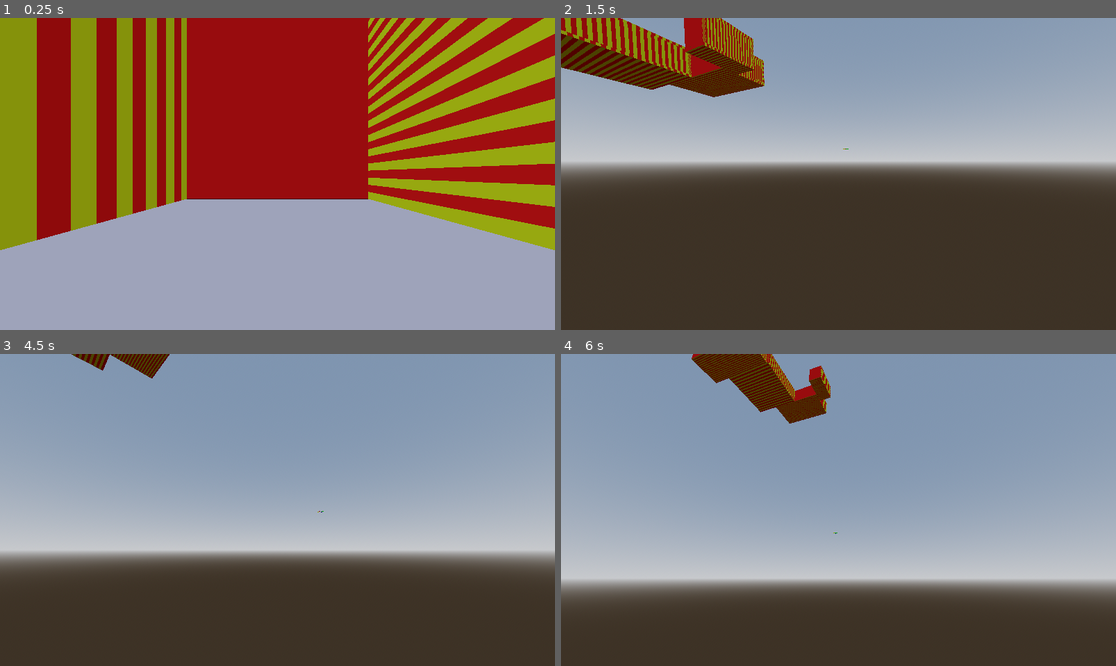
Above: before the commit, frames 1-4 (two rows, left to right).
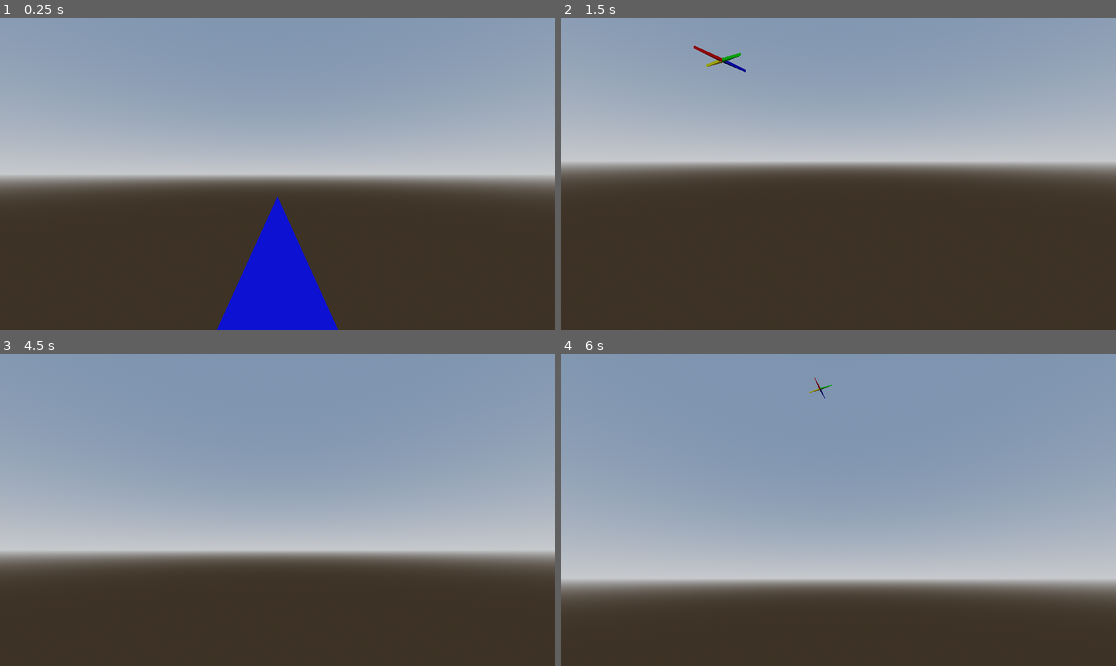
Above: after the commit, the same moments.

Repository: c-dantinne/procgen
Game: Godot game, scene res://Scenes/main.tscn
The game is run twice, just before and just after one commit, with the same random seed, the same clock (stepped at 60 frames per second) and the same inputs.
Inputs (mouse positions are in pixels of both pictures, inside the frame that each line leads up to):
- Up to frame 1 (0.25 s): no input
- Up to frame 2 (1.5 s): tap Enter at 0.5 s; move the mouse to (960, 158) at 0.52 s; hold D (right) 0.53-1.28 s; hold Ctrl (crouch) 0.53-1.28 s; click (960, 158) at 0.67 s; tap Space (jump) at 0.77, 1.25 s; move the mouse to (727, 189) at 1.27 s; hold S (back) from 1.28 s (still down); tap Ctrl (crouch) at 1.35 s
- Up to frame 3 (4.5 s): tap Space (jump) at 1.52, 3.02, 3.5, 3.77 s; move the mouse to (333, 441) at 2.02 s; release S (back) at 2.03 s; hold D (right) 2.03-2.78 s; hold Ctrl (crouch) 2.03-2.78 s; tap Enter at 2.75, 4.25 s; move the mouse to (249, 572) at 2.77 s; hold W (forward) 2.78-3.53 s; tap Ctrl (crouch) at 2.85, 4.35 s; click (249, 572) at 2.92 s; move the mouse to (444, 556) at 3.52 s; hold Ctrl (crouch) 3.53-4.28 s; hold A (left) from 3.53 s (still down); move the mouse to (111, 463) at 4.27 s
- Up to frame 4 (6 s): tap Space (jump) at 4.52, 5.75 s; move the mouse to (866, 510) at 5.02 s; release A (left) at 5.03 s; hold S (back) 5.03-5.78 s; hold Ctrl (crouch) 5.03-5.78 s; click (866, 510) at 5.17 s; move the mouse to (755, 432) at 5.77 s; hold D (right) from 5.78 s (still down); tap Ctrl (crouch) at 5.85 s

The runs differ from the first frame. In frame 1, 100% of the frame differs, in the area x 0-100%, y 0-100%; in frame 2, 6.9%; in frame 3, 0.6%; in frame 4, 2.9%.
Error after the commit: Parse Error: Identifier "outer_min" not declared in the current scope. (res://Scripts/generate_world.gd:708)

Commit message:
Incomplete door generation

Diff:
--- a/the-backrooms-vagabond/Scenes/main.tscn
+++ b/the-backrooms-vagabond/Scenes/main.tscn
@@ -36,6 +36,13 @@
 
 [node name="World" type="Node" parent="."]
 script = ExtResource("1_hix2k")
+perimeter_width = null
+perimeter_length = null
+perimeter_buffer = null
+min_room_size = null
+max_room_size = null
+min_doorway_size = null
+min_surface_area = null
 
 [node name="Lights" type="Node3D" parent="."]
 transform = Transform3D(1, 0, 0, 0, -0.162241, 0.986751, 0, -0.986751, -0.162241, 0, 4.42285, 0)
--- a/the-backrooms-vagabond/Scripts/generate_world.gd
+++ b/the-backrooms-vagabond/Scripts/generate_world.gd
@@ -618,12 +618,10 @@
 		if n["neighbor"] == brush:
 			corresponding_neighbor = n
 	assert(corresponding_neighbor != null)
-	var outer_min #
-	var outer_max
-	var inner_min
+	var inner_min #the edges where the brushes connect
 	var inner_max
-	var doorway_min
-	var doorway_max
+	var doorway_min : float
+	var doorway_max : float
 	var doorway_size
 	var remaining_space
 	var offset
@@ -631,46 +629,77 @@
 	add_child(new_wall)
 	brush.walls_n.append(new_wall)
 	match neighbor["dir_to_neighbor"]:
+		#the inner_min and inner_max are the shortest distance between a.x1 - a.x2, b.x1 - b.x2, a.x1 - b.x2, a.x2 - b.x1
 		NORTH, SOUTH:
-			if brush_pos.x < other_pos.x:
-				outer_min = brush_pos.x
+			var m = min(abs(brush_pos.x - (brush_pos.x + brush.scale.x)), abs(other_pos.x - (other_pos.x + other_scale.x)), abs(brush_pos.x - (other_pos.x + other_scale.x)), abs(other_pos.x - (brush_pos.x + brush.scale.x)))
+			if m == abs(brush_pos.x - (brush_pos.x + brush.scale.x)):
+				inner_min = brush_pos.x
+				inner_max = (brush_pos.x + brush.scale.x)
+			elif m == abs(other_pos.x - (other_pos.x + other_scale.x)):
 				inner_min = other_pos.x
-				inner_max = brush_pos.x + brush.scale.x
-				outer_max = other_pos.x + other_scale.x
+				inner_max = (other_pos.x + other_scale.x)
+			elif m == abs(brush_pos.x - (other_pos.x + other_scale.x)):
+				inner_min = brush_pos.x
+				inner_max = (other_pos.x + other_scale.x)
 			else:
-				outer_min = other_pos.x
-				inner_min = brush_pos.x
-				inner_max = other_pos.x + other_scale.x
-				outer_max = brush_pos.x + brush.scale.x
-			doorway_size = rand_range(min_doorway_size, inner_max - inner_min)
-			remaining_space = inner_max - inner_min - doorway_size
-			offset = rand_range(0, remaining_space)
-			doorway_min = inner_min + offset
-			doorway_max = inner_max - (remaining_space - offset)
+				inner_min = other_pos.x
+				inner_max = (brush_pos.x + brush.scale.x)
 		EAST, WEST:
-			if brush_pos.z < other_pos.z:
-				outer_min = brush_pos.z
+			var m = min(abs(brush_pos.z - (brush_pos.z + brush.scale.z)), abs(other_pos.z - (other_pos.z + other_scale.z)), abs(brush_pos.z - (other_pos.z + other_scale.z)), abs(other_pos.z - (brush_pos.z + brush.scale.z)))
+			if m == abs(brush_pos.z - (brush_pos.z + brush.scale.z)):
+				inner_min = brush_pos.z
+				inner_max = (brush_pos.z + brush.scale.z)
+			elif m == abs(other_pos.z - (other_pos.z + other_scale.z)):
 				inner_min = other_pos.z
-				inner_max = brush_pos.z + brush.scale.z
-				outer_max = other_pos.z + other_scale.z
-			else:
-				outer_min = other_pos.z
+				inner_max = (other_pos.z + other_scale.z)
+			elif m == abs(brush_pos.z - (other_pos.z + other_scale.z)):
 				inner_min = brush_pos.z
-				inner_max = other_pos.z + other_scale.z
-				outer_max = brush_pos.z + brush.scale.z
-			doorway_size = rand_range(min_doorway_size, inner_max - inner_min)
-			remaining_space = inner_max - inner_min - doorway_size
-			offset = rand_range(0, remaining_space)
-			doorway_min = inner_min + offset
-			doorway_max = inner_max - (remaining_space - offset)
+				inner_max = (other_pos.z + other_scale.z)
 		_:
 			printerr("Invalid dir_to_neighbor!")
+
+	# Calculate door positions
+	doorway_size = rand_range(min_doorway_size, inner_max - inner_min)
+	remaining_space = inner_max - inner_min - doorway_size
+	offset = rand_range(0, remaining_space)
+	doorway_min = inner_min + offset
+	doorway_max = inner_max - (remaining_space - offset)
+
+	# Get correct wall to split TODO - what about scenario where two neighbors are adjacent? need to think it through, maybe write test
+	var existing_walls
+	var wall_to_split
 	match neighbor["dir_to_neighbor"]:
 		NORTH:
-			new_wall.scale = brush.walls_n[0].scale
-			set_brush_position(new_wall, brush.walls_n[0].position)
-			brush.walls_n[0].scale.x = doorway_min - outer_min
-			brush.walls_n[0].position.x = outer_min
+			existing_walls = brush.walls_n
+		EAST:
+			existing_walls = brush.walls_e
+		SOUTH:
+			existing_walls = brush.walls_s
+		WEST:
+			existing_walls = brush.walls_w
+	for wall in existing_walls:
+		var wall_pos = get_brush_position(wall)
+		match neighbor["dir_to_neighbor"]:
+			NORTH, SOUTH:
+				if wall_pos.x <= inner_min && wall_pos.x + wall.scale.x >= inner_max:
+					wall_to_split = wall
+			EAST, WEST:
+				if wall_pos.z <= inner_min && wall_pos.z + wall.scale.z >= inner_max:
+					wall_to_split = wall
+
+	var wall_prev_pos = wall_to_split.position
+	var wall_prev_size = wall_to_split.scale
+	match neighbor["dir_to_neighbor"]:
+		NORTH:
+			new_wall.scale = wall_to_split.scale
+			set_brush_position(new_wall, wall_to_split.position)
+
+			#good here... are you sure????
+			wall_to_split.scale = abs((wall_prev_pos.x + wall_prev_size.x) - doorway_max)
+			new_wall.scale.x = doorway_min - wall_prev_pos.x
+
+			set_brush_position(wall_to_split, (wall_prev_pos.x + wall_prev_size.x) - doorway_max)
+
 			new_wall.scale.x = inner_max - doorway_max
 			new_wall.position.x = doorway_max
 		EAST:
@@ -695,6 +724,8 @@
 			new_wall.scale.z = inner_max - doorway_max
 			new_wall.position.z = doorway_max
 			brush.walls_w.append #oh no what do we do when there's multiple connections to one side
+
+	#repeat wall splitting on neighbor brush
 
 
 
